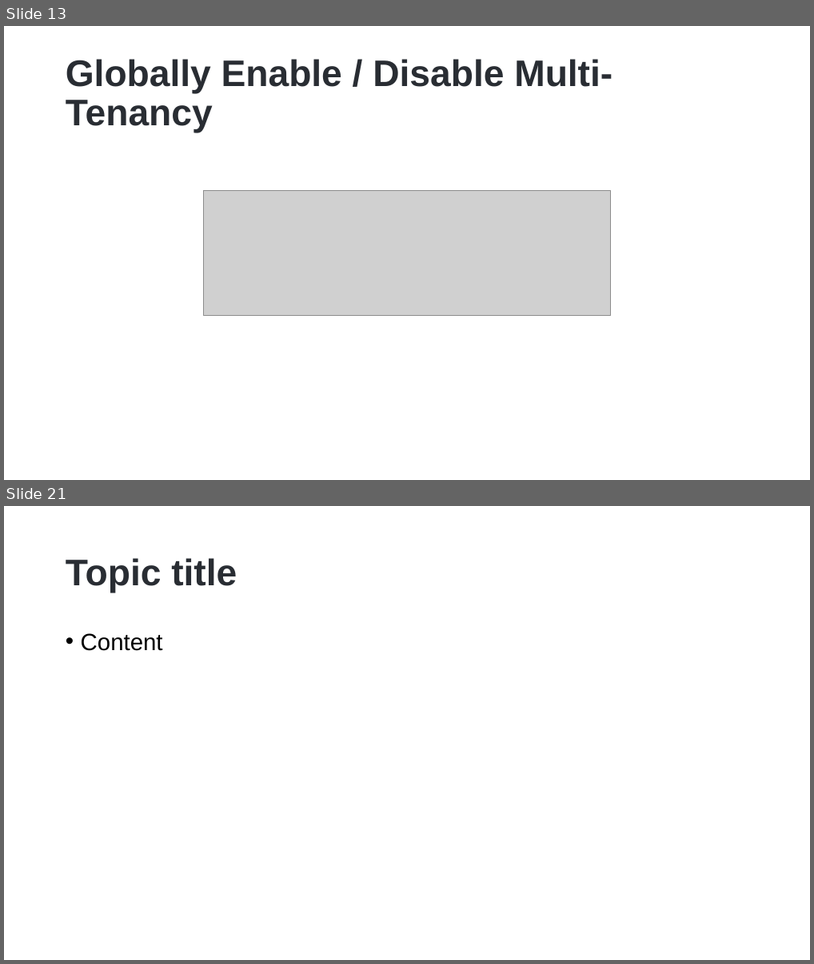
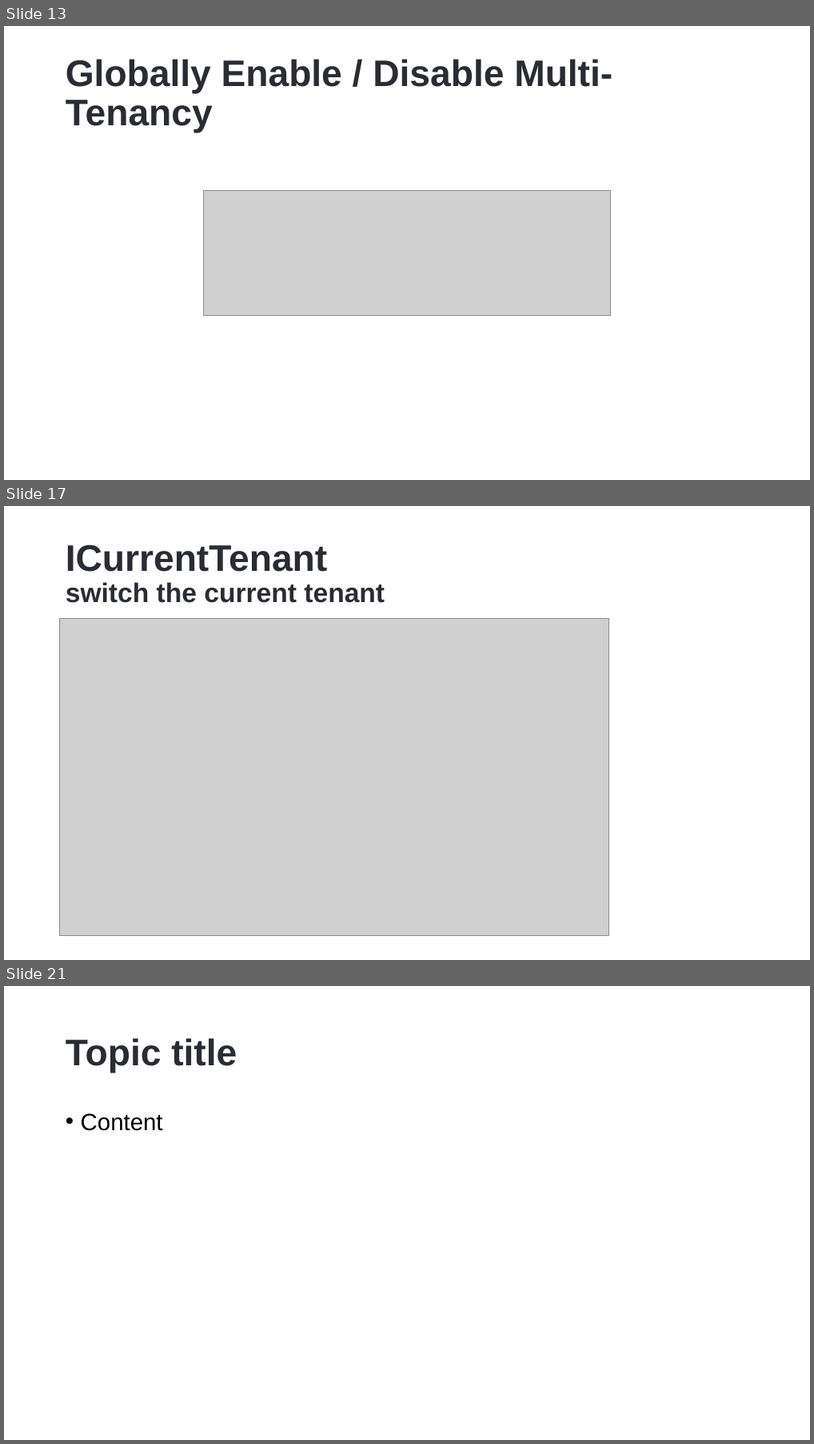
Before and after one commit to hikalkan/presentations, a slide deck: 2023-01-17 Dotnet Foundation Summit 2023/ABP Multi-Tenancy.pptx. Shown one above the other, each under a label of ours: slides 13 and 21 before the commit, slides 13, 17 and 21 after it; the slides between them are not shown. The pictures are 814x964 and 814x1444 pixels, drawn with LibreOffice and Linux fonts; fonts in the diff are those of the drawing; grey boxes stand for pictures; background and template pictures are left out. Boxes give left, top, right and bottom in pixels: in the first picture for what was removed or moved away, otherwise in the second. Text is boxed around its words. In the diff, an @@ line names an element or a change of style, - is before the commit and + after.

```diff
--- a/2023-01-17 Dotnet Foundation Summit 2023/ABP Multi-Tenancy.pptx
+++ b/2023-01-17 Dotnet Foundation Summit 2023/ABP Multi-Tenancy.pptx
@@ slide 17 added at (4, 506, 810, 960), background picture (left out) @@
@@ title added at (66, 544, 385, 603), 32 pt, text #292D33, bold @@
+ICurrentTenant
+switch the current tenant
@@ picture added at (60, 618, 610, 936) @@
```
Also in this commit, not shown: 1 slide changed, 5 other slides added, 6 slides removed, 1 other file.
